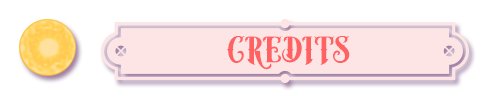
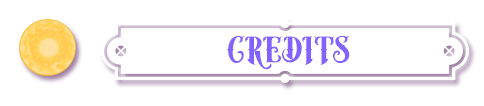
Layers edited between the first and the second (484, 106) image:
renamed "PLAY" to "CREDITS", painted on it over (227, 36, 350, 70)
